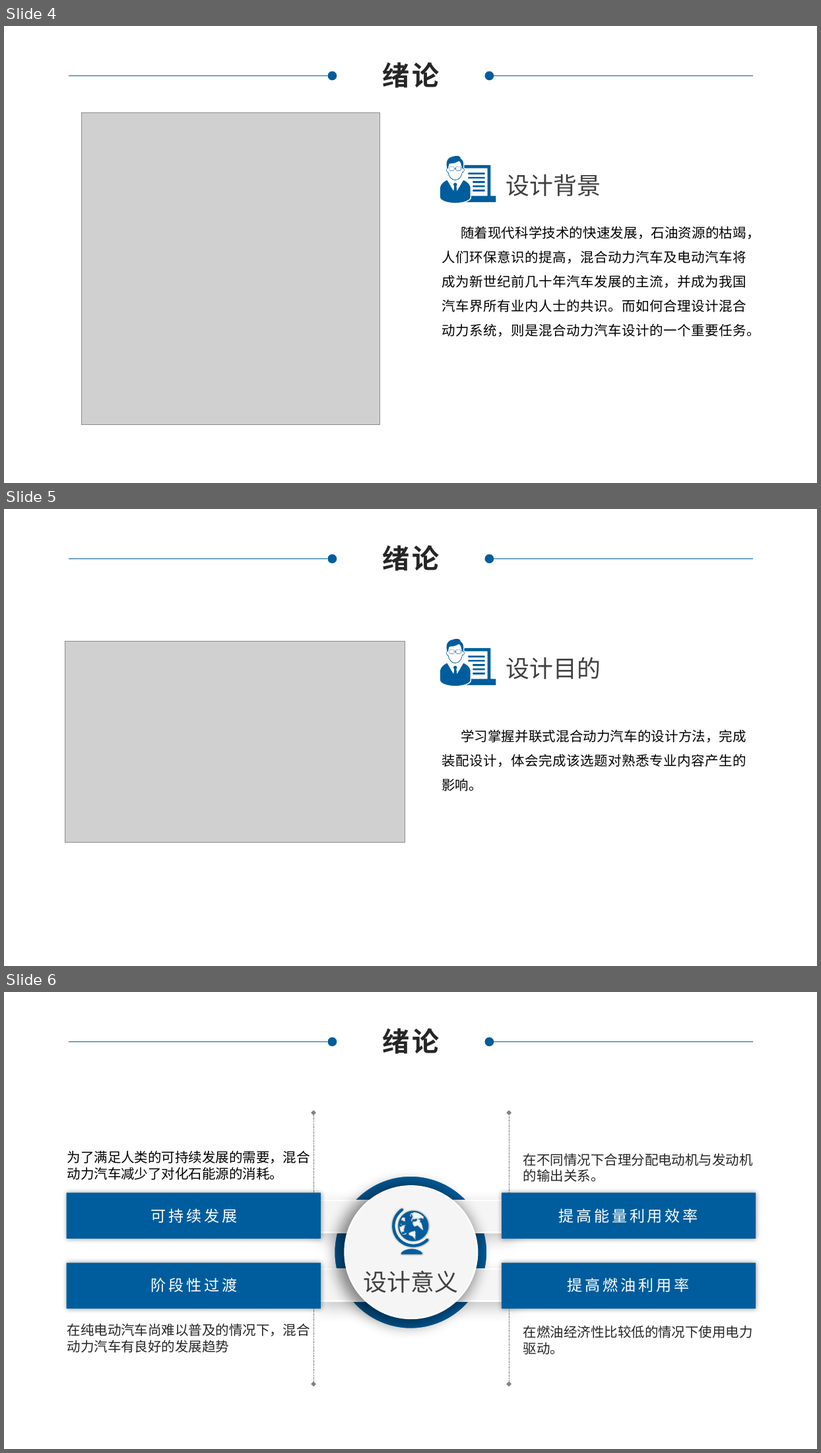
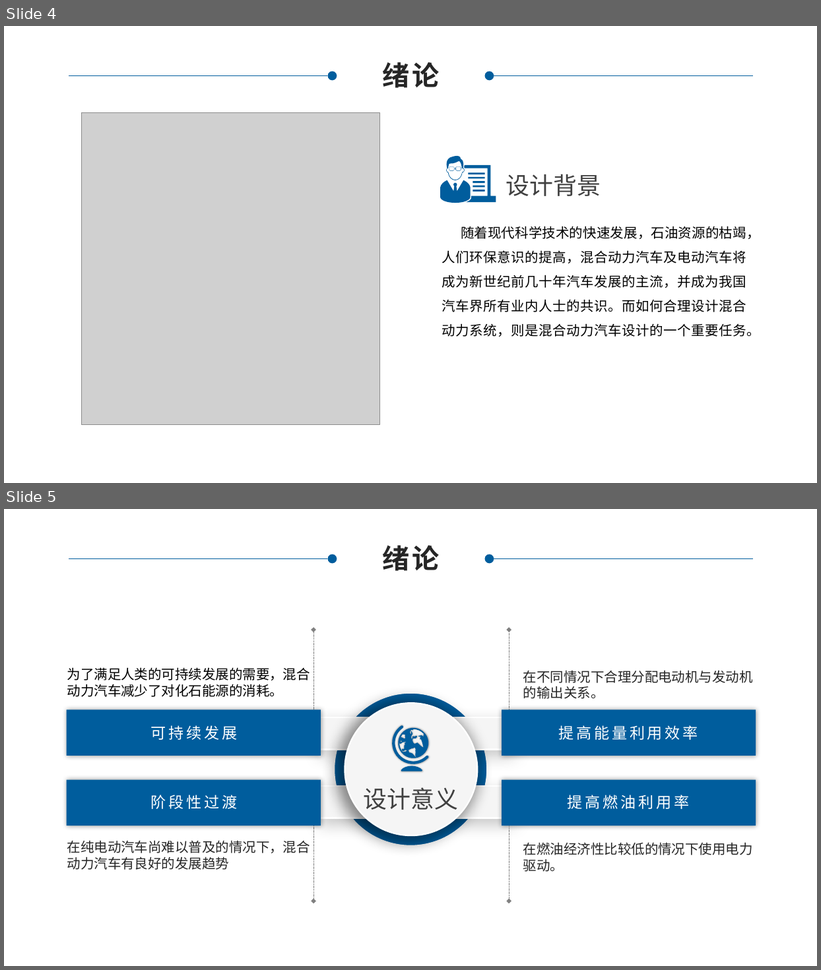
Before and after one commit to MrToy/GraduationProject, a slide deck: ppt.pptx. Shown one above the other, each under a label of ours: slides 4, 5 and 6 before the commit, slides 4 and 5 after it. The pictures are 821x1453 and 821x970 pixels, drawn with LibreOffice and Linux fonts; fonts in the diff are those of the drawing; grey boxes stand for pictures; background and template pictures are left out. Boxes give left, top, right and bottom in pixels: in the first picture for what was removed or moved away, otherwise in the second. Text is boxed around its words. In the diff, an @@ line names an element or a change of style, - is before the commit and + after.

```diff
--- a/ppt.pptx
+++ b/ppt.pptx
@@ slide 5 removed at [4,509,817,966], background picture (left out) @@
@@ text removed at [382,545,439,571] @@
-绪论
@@ line removed from (69, 559) to (328, 559) @@
@@ ellipse removed at [328,554,337,563] @@
@@ ellipse removed at [484,554,494,563] @@
@@ line removed from (753, 559) to (494, 559) @@
@@ picture removed at [65,642,405,843] @@
@@ text removed at [506,657,601,679] @@
-设计目的
@@ group removed at [441,636,496,686]: 5 rectangles, 4 freeform shapes @@
@@ text removed at [442,729,746,791] @@
-学习掌握并联式混合动力汽车的设计方法，完成装配设计，体会完成该选题对熟悉专业内容产生的影响。
@@ what was slide 6 is now slide 5 @@
```
Also in this commit, not shown: 4 slides changed, 3 other slides removed, 3 other files.
